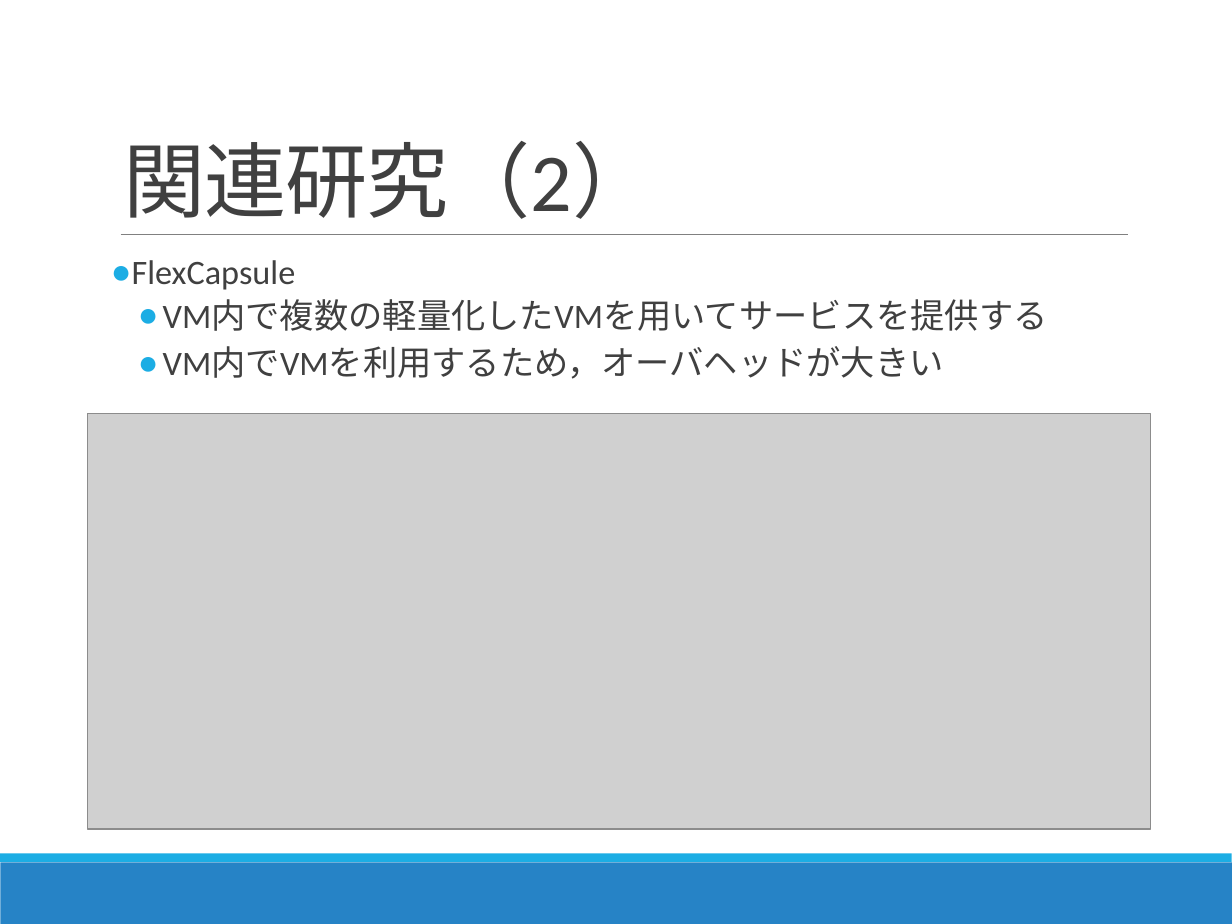
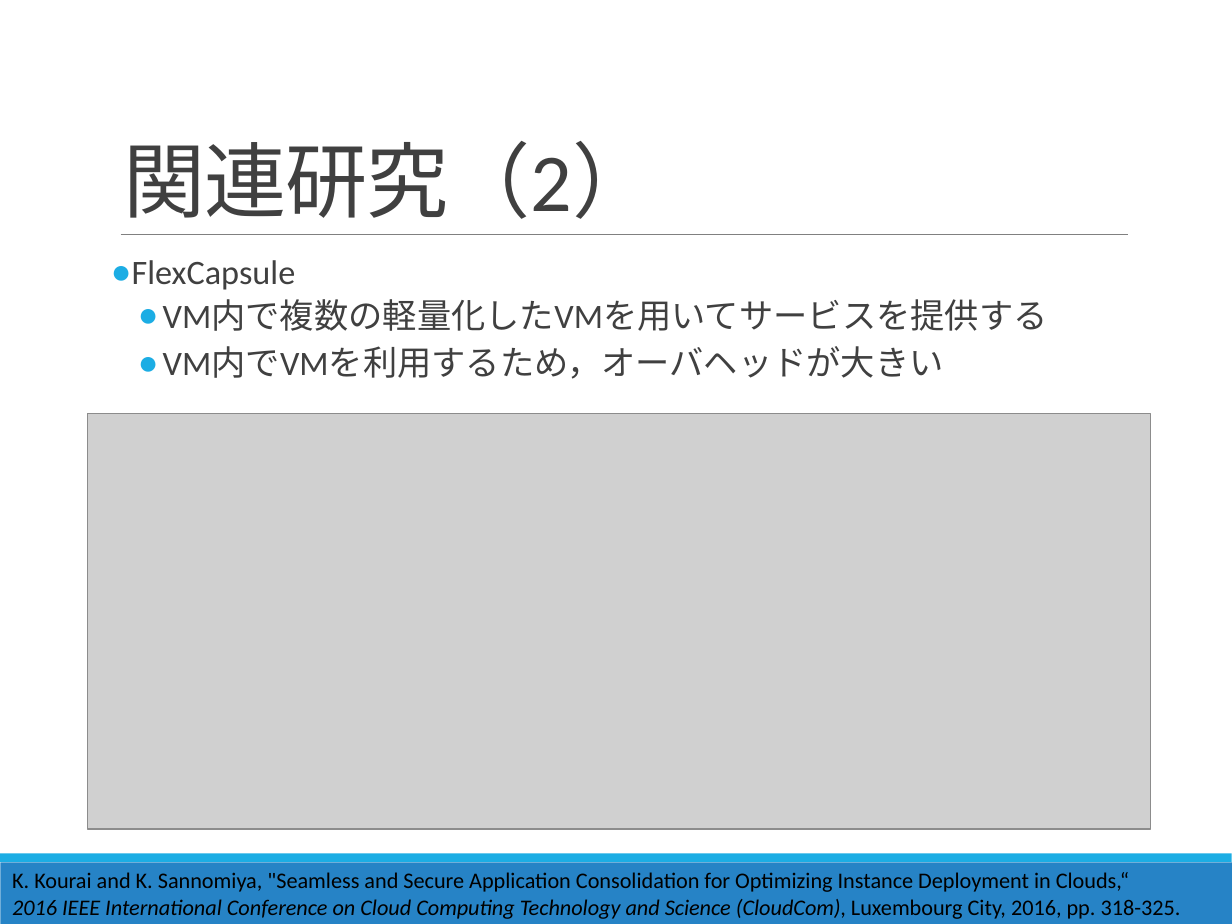
Before and after one commit to Kota0823/Document, a slide deck: slide 8 of 輪講2019-1_鈴木洸太.pptx. Drawn at 1232x924 pixels with LibreOffice and Linux fonts; fonts in the diff are those of the drawing; grey boxes stand for pictures. Boxes give left, top, right and bottom in pixels: in the first picture for what was removed or moved away, otherwise in the second. Text is boxed around its words. In the diff, an @@ line names an element or a change of style, - is before the commit and + after.

```diff
--- a/輪講2019-1_鈴木洸太.pptx
+++ b/輪講2019-1_鈴木洸太.pptx
@@ text added at bbox=[12, 872, 1181, 919], 13 pt, text #000000 @@
+K. Kourai and K. Sannomiya, "Seamless and Secure Application Consolidation for Optimizing Instance Deployment in Clouds,“
+2016 IEEE International Conference on Cloud Computing Technology and Science (CloudCom), Luxembourg City, 2016, pp. 318-325.
```
Also in this commit, not shown: 1 other slide changed, 1 slide added.
